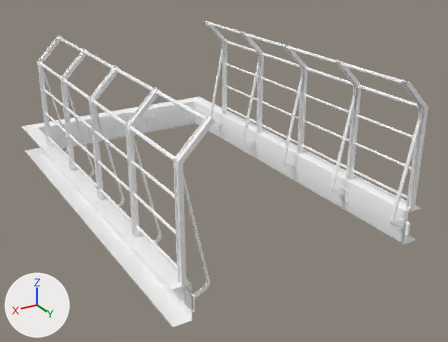
What one commit did to the FBX model Lucidity/Assets/Art/Act_3/Meshes/RailingStairs.fbx.
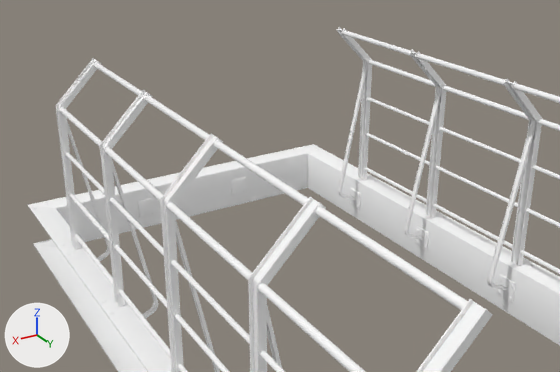
Each version appears first whole from a 50 mm camera at (2.39, 4.19, 3.12) aimed at (-1.38, -2.09, -0.02), and next in a close-up from a 50 mm camera at (1.76, 1.58, 2.95) aimed at (-0.87, -2.79, 0.77). The axes (+X, +Y, +Z) are drawn at lower left. The lights are the same throughout. The older version's two pictures come first. Vertices at exactly the same position are counted once.

The older version as bpy lines, for what is in view:
```python
me_mesh = bpy.data.meshes.new('Mesh')
me_mesh.from_pydata(...)  # 5562 vertices, 8698 faces; spans x -42.0..268.0, y -510.0..5.0, z -40.0..152.0
# faces by material slot: [8152, 546]
me_mesh.materials.append(mat_railingstairs)  # white #ffffff
me_mesh.materials.append(mat_railingcorner)  # white #ffffff
ob_railingstairs = bpy.data.objects.new('RailingStairs', me_mesh)
ob_railingstairs.location = (0.0, 0.0, 0.0)
ob_railingstairs.rotation_euler = (-3.142, 0.0, 0.0)  # degrees (-180, 0, 0)
ob_railingstairs.scale = (-0.01, -0.01, -0.01)
```
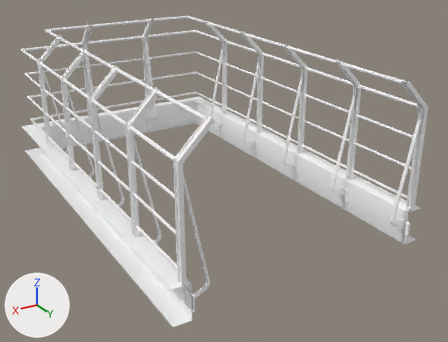
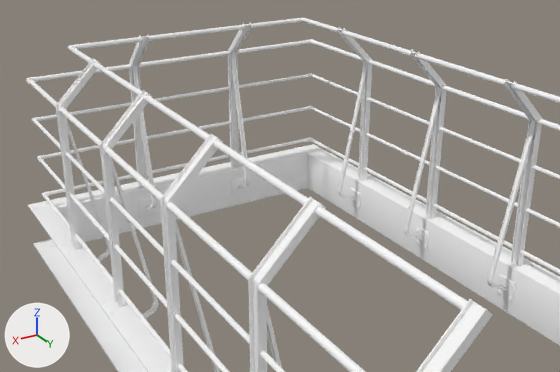
The change, as a list of edits to the scene's bpy script:
```text
Change me_mesh:
    used by ob_railingstairs; location = (0.0, 0.0, 0.0); rotation_euler = (-3.142, 0.0, 0.0), in degrees (-180, 0, 0); scale = (-0.01, -0.01, -0.01)
    remove me_mesh.from_pydata(...)  # 5562 vertices, 8698 faces; spans x -42.0..268.0, y -510.0..5.0, z -40.0..152.0
    add me_mesh.from_pydata(...)  # 7458 vertices, 12008 faces; spans x -42.0..268.0, y -510.0..5.0, z -40.0..152.0
    me_mesh part 1: the loose piece of 32 vertices spanning x -2.0..3.0, y -402.0..-310.0, z 147.0..151.0 is copied, and the copy is turned 90 degrees about the z axis through its middle, then moved by (114.0, -112.0, 0.0); it spans x 68.0..160.0, y -470.0..-466.0, z 147.0..151.0
    me_mesh part 2: the loose piece of 32 vertices spanning x -31.0..-27.0, y -402.0..-310.0, z 117.0..121.0 is copied, and the copy is turned 90 degrees about the z axis through its middle, then moved by (144.0, -141.0, 0.0); it spans x 68.0..160.0, y -500.0..-495.0, z 117.0..121.0
    me_mesh part 3: the loose piece of 32 vertices spanning x -31.0..-28.0, y -402.0..-310.0, z 82.0..85.0 is copied, and the copy is turned 90 degrees about the z axis through its middle, then moved by (144.0, -141.0, 0.0); it spans x 68.0..160.0, y -499.0..-496.0, z 82.0..85.0
    me_mesh part 4: the loose piece of 32 vertices spanning x -31.0..-28.0, y -402.0..-310.0, z 47.0..50.0 is copied, and the copy is turned 90 degrees about the z axis through its middle, then moved by (144.0, -141.0, 0.0); it spans x 68.0..160.0, y -499.0..-496.0, z 47.0..50.0
    me_mesh part 5: the loose piece of 32 vertices spanning x -31.0..-28.0, y -402.0..-310.0, z 12.0..15.0 is copied, and the copy is turned 90 degrees about the z axis through its middle, then moved by (144.0, -141.0, 0.0); it spans x 68.0..160.0, y -499.0..-496.0, z 12.0..15.0
    me_mesh part 6: the loose piece of 48 vertices spanning x 222.0..258.0, y -408.0..-400.0, z 1.0..152.0 is copied, and the copy is turned -90 degrees about the z axis through its middle, then moved by (-76.0, -78.0, 0.0); it spans x 160.0..168.0, y -500.0..-464.0, z 1.0..152.0
    me_mesh part 7: the loose piece of 132 vertices spanning x 228.0..256.0, y -406.0..-402.0, z -20.0..119.0 is copied, and the copy is turned -90 degrees about the z axis through its middle, then moved by (-78.0, -80.0, 0.0); it spans x 162.0..166.0, y -498.0..-470.0, z -20.0..119.0
    me_mesh part 8: the loose piece of 48 vertices spanning x -32.0..4.0, y -410.0..-402.0, z 1.0..152.0 is copied, and the copy is turned 90 degrees about the z axis through its middle, then moved by (78.0, -76.0, 0.0), in mat_railingcorner (white #ffffff); it spans x 60.0..68.0, y -500.0..-464.0, z 1.0..152.0
    me_mesh part 9: the loose piece of 132 vertices spanning x -29.0..-1.0, y -408.0..-404.0, z -20.0..119.0 is copied, and the copy is turned 90 degrees about the z axis through its middle, then moved by (80.0, -78.0, 0.0), in mat_railingcorner (white #ffffff); it spans x 62.0..66.0, y -498.0..-470.0, z -20.0..119.0
    me_mesh part 10: 1 vertex removed from x -28.0, y -506.0, z 2.0; 689 vertices added at x -31.0..60.0, y -506.0..-410.0, z 2.0..151.0
    me_mesh part 11: 688 vertices added at x 168.0..258.0, y -500.0..-408.0, z 11.0..151.0
```

Where the change shows, as pixel boxes [x1, y1, x2, y2] in the close-ups (560 x 372 px):
'RailingStairs', reshaped: before [28, 27, 560, 372]; after [26, 18, 560, 372]
part 1 of me_mesh, added: after [149, 25, 244, 41]
part 2 of me_mesh, added: after [139, 51, 230, 67]
part 3 of me_mesh, added: after [155, 87, 230, 102]
part 4 of me_mesh, added: after [147, 121, 231, 140]
part 5 of me_mesh, added: after [147, 155, 229, 175]
part 6 of me_mesh, added: after [228, 22, 252, 167]
part 7 of me_mesh, added: after [231, 52, 250, 188]
part 8 of me_mesh, added: after [129, 34, 150, 187]
part 9 of me_mesh, added: after [132, 66, 157, 209]
part 10 of me_mesh, built on: after [26, 37, 141, 230]
part 11 of me_mesh, added: after [237, 18, 363, 166]
